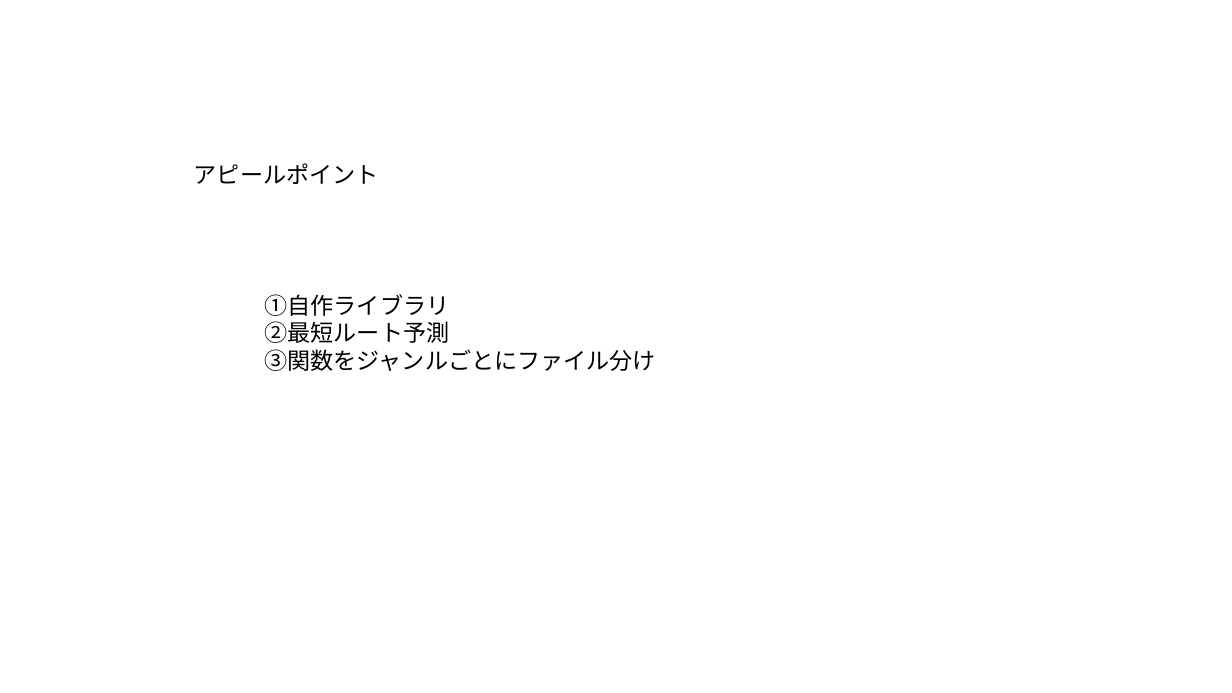
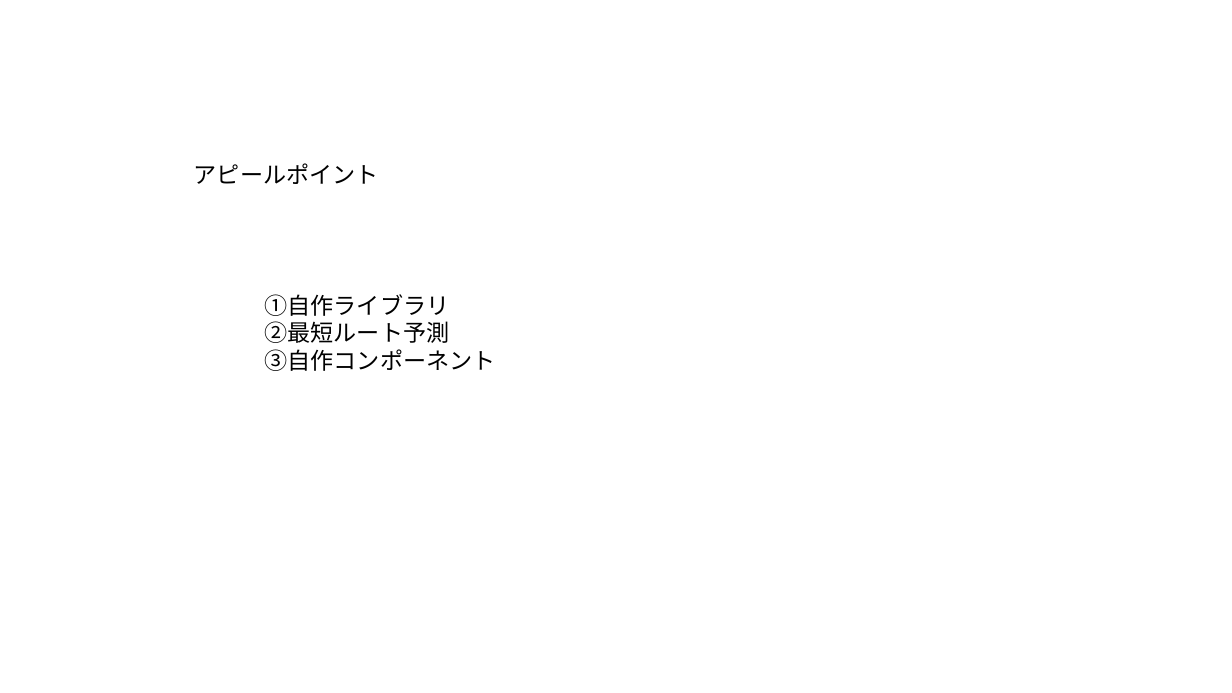
Before and after one commit to soushi1116/Employment_Local, a slide deck: slide 5 of 作品説明資料.pptx. Drawn at 1232x693 pixels with LibreOffice and Linux fonts; fonts in the diff are those of the drawing. Boxes give left, top, right and bottom in pixels: in the first picture for what was removed or moved away, otherwise in the second. Text is boxed around its words. In the diff, an @@ line names an element or a change of style, - is before the commit and + after.

Commit message:
ボタンUIのコンポーネント化

```diff
--- a/作品説明資料.pptx
+++ b/作品説明資料.pptx
@@ text at <box>265,349,496,371</box>: text changed @@
-③関数をジャンルごとにファイル分け
+③自作コンポーネント
```
Also in this commit, not shown: 26 other files.
